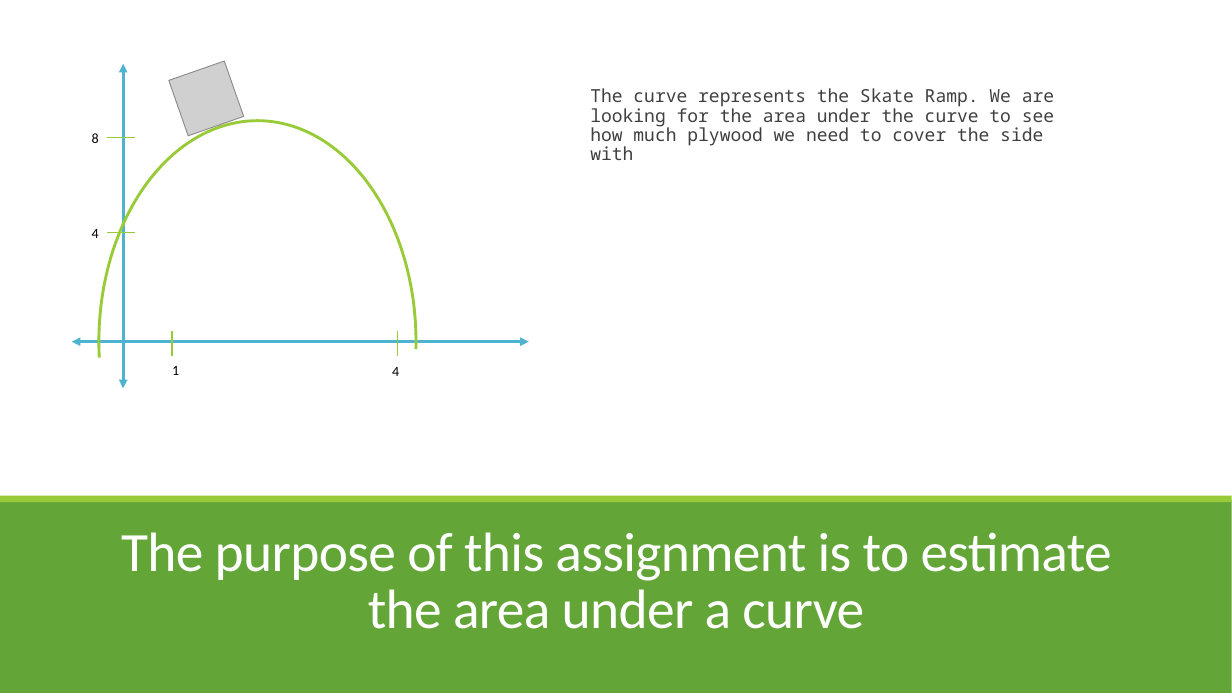
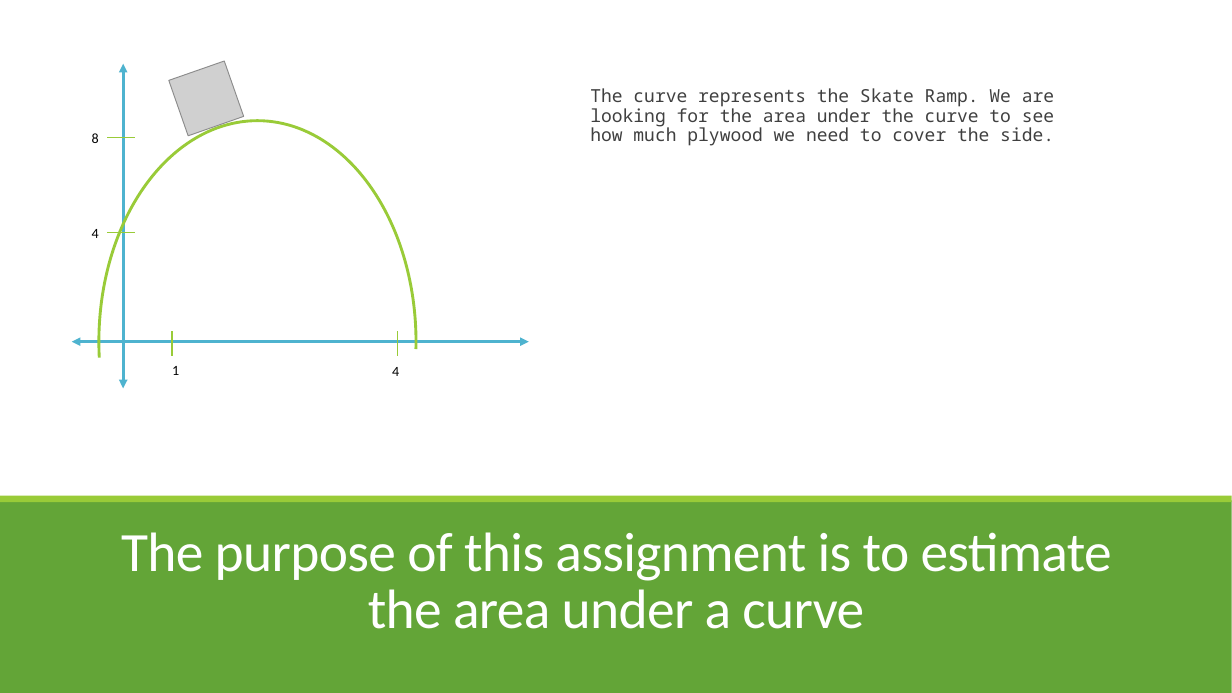
Before and after one commit to aavolo/cmsi186, a slide deck: slide 4 of spring20/assignment05/assignment05 - Part 1.pptx. Drawn at 1232x693 pixels with LibreOffice and Linux fonts; fonts in the diff are those of the drawing; grey boxes stand for pictures. Boxes give left, top, right and bottom in pixels: in the first picture for what was removed or moved away, otherwise in the second. Text is boxed around its words. In the diff, an @@ line names an element or a change of style, - is before the commit and + after.

Commit message:
fix some typos in ppt

```diff
--- a/spring20/assignment05/assignment05 - Part 1.pptx
+++ b/spring20/assignment05/assignment05 - Part 1.pptx
@@ text at bbox=[590, 88, 1054, 146]: text changed @@
-The curve represents the Skate Ramp. We are looking for the area under the curve to see how much plywood we need to cover the side with
+The curve represents the Skate Ramp. We are looking for the area under the curve to see how much plywood we need to cover the side.
```
Also in this commit, not shown: 2 other slides changed, 1 slide added.
